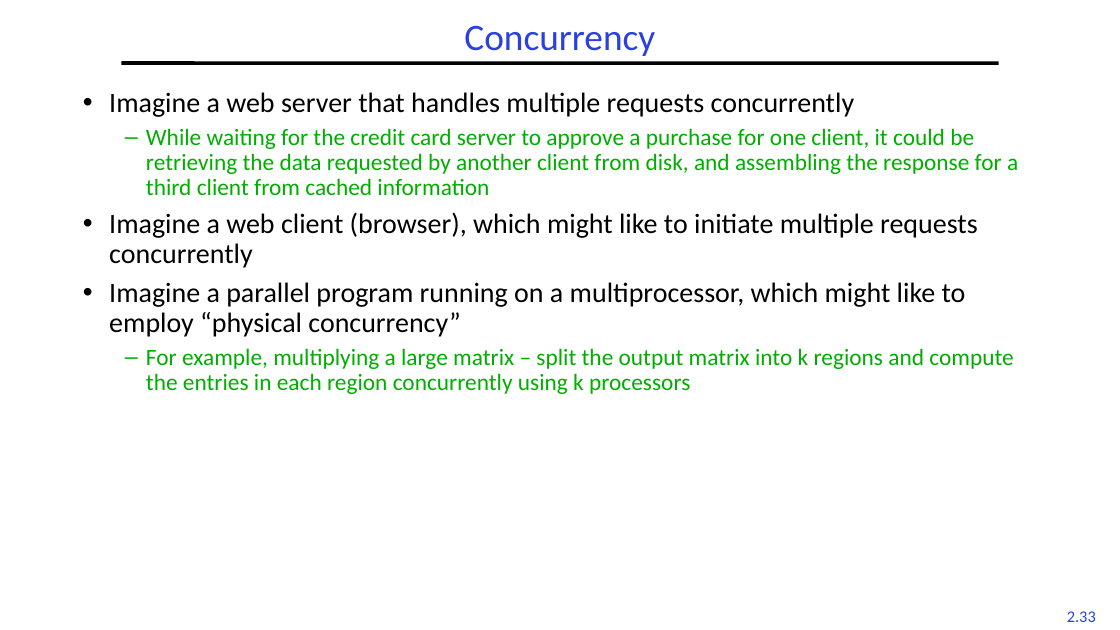
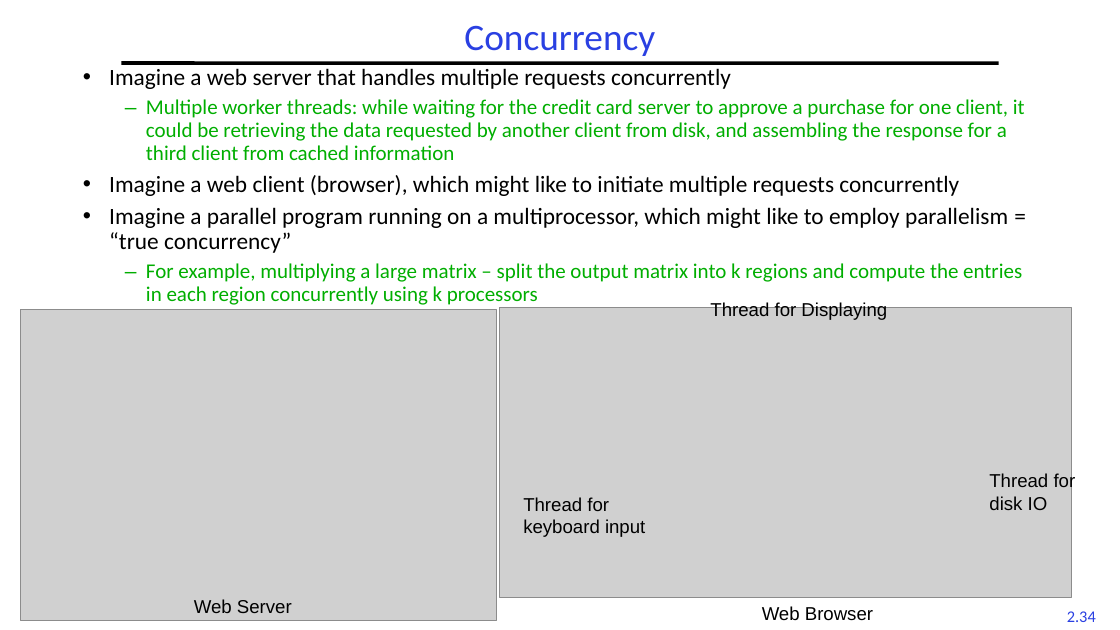
Before and after one commit to guhofstra/CSC256Fa25, a slide deck: slide 34 of PPTs/L2-Processes Threads.pptx (slide 33 before the commit). Drawn at 1120x630 pixels with LibreOffice and Linux fonts; fonts in the diff are those of the drawing; grey boxes stand for pictures. Boxes give left, top, right and bottom in pixels: in the first picture for what was removed or moved away, otherwise in the second. Text is boxed around its words. In the diff, an @@ line names an element or a change of style, - is before the commit and + after.

```diff
--- a/PPTs/L2-Processes Threads.pptx
+++ b/PPTs/L2-Processes Threads.pptx
@@ text "Imagine a web server that ...": place and size @@
-text "Imagine a web server that ..." at box(109, 92, 1018, 394)
+text "Imagine a web server that ..." at box(109, 68, 1025, 308)
@@ text at box(109, 68, 1022, 308): size 24 to 20 pt in "Imagine a web server that handles multiple ...", "Imagine a web client (browser), which might ..."; size 20 to 18 pt in "For example, multiplying a large matrix – ..."; less space between paragraphs @@
@@ text at box(146, 99, 1025, 160): text changed; size 20 to 18 pt @@
-  – While waiting for the credit card server to approve a purchase for one client, it could be retrieving the data requested by another client from disk, and assembling the response for a third client from cached information
+  – Multiple worker threads: while waiting for the credit card server to approve a purchase for one client, it could be retrieving the data requested by another client from disk, and assembling the response for a third client from cached information
@@ text at box(109, 207, 1008, 253): text changed; size 24 to 20 pt @@
-• Imagine a parallel program running on a multiprocessor, which might like to employ “physical concurrency”
+• Imagine a parallel program running on a multiprocessor, which might like to employ parallelism = “true concurrency”
@@ picture added at box(20, 309, 497, 620) @@
@@ picture added at box(499, 308, 1072, 597) @@
@@ text added at box(710, 302, 887, 320), 16 pt, text #000000 @@
+Thread for Displaying
@@ text added at box(989, 473, 1076, 510), 16 pt, text #000000 @@
+Thread for disk IO
@@ text added at box(523, 497, 645, 537), 16 pt, text #000000 @@
+Thread for keyboard input
@@ text added at box(194, 599, 292, 613), 16 pt, text #000000 @@
+Web Server
@@ text added at box(762, 606, 873, 621), 16 pt, text #000000 @@
+Web Browser
@@ page number at box(1067, 611, 1096, 622): text changed @@
-2.33
+2.34
```
Also in this commit, not shown: 2 other slides changed, 1 slide added, 2 other files.
